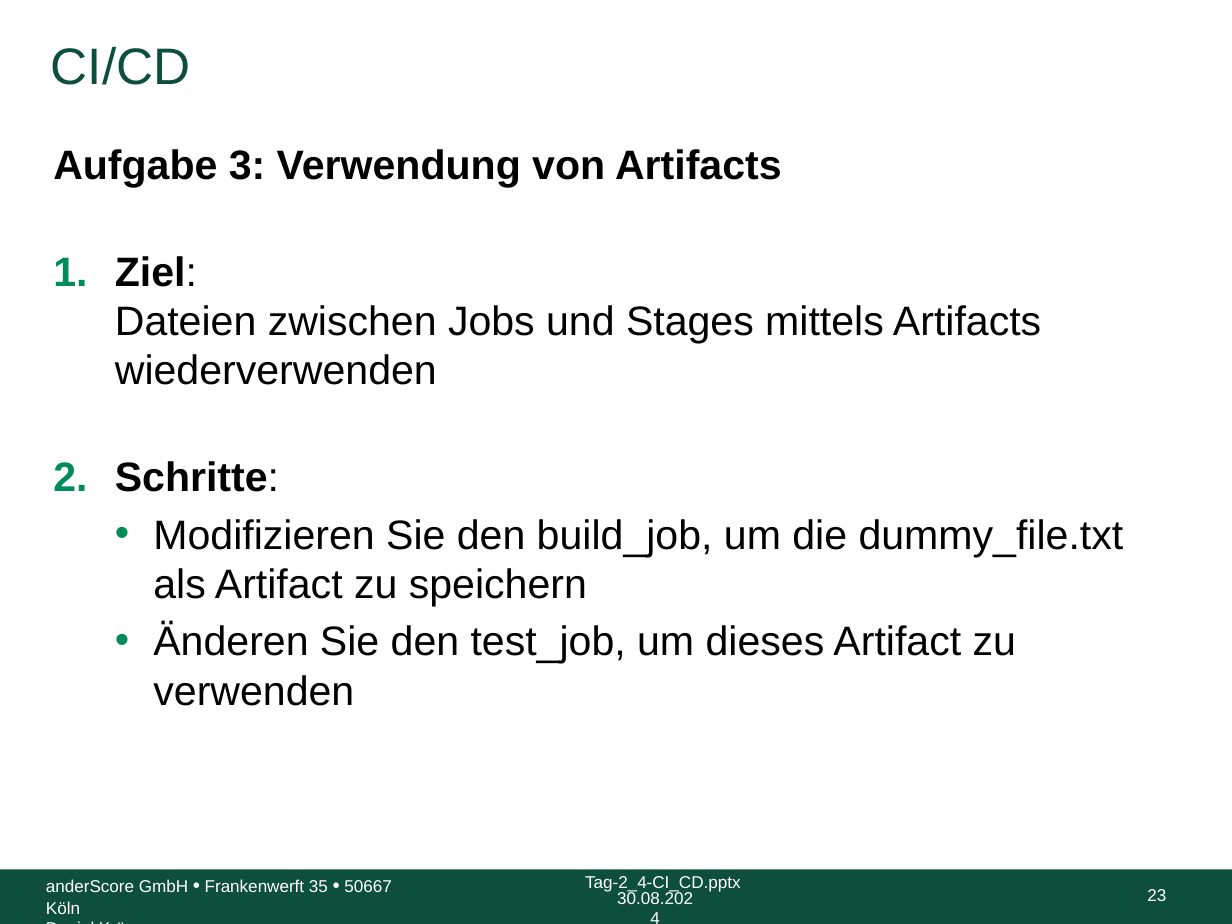
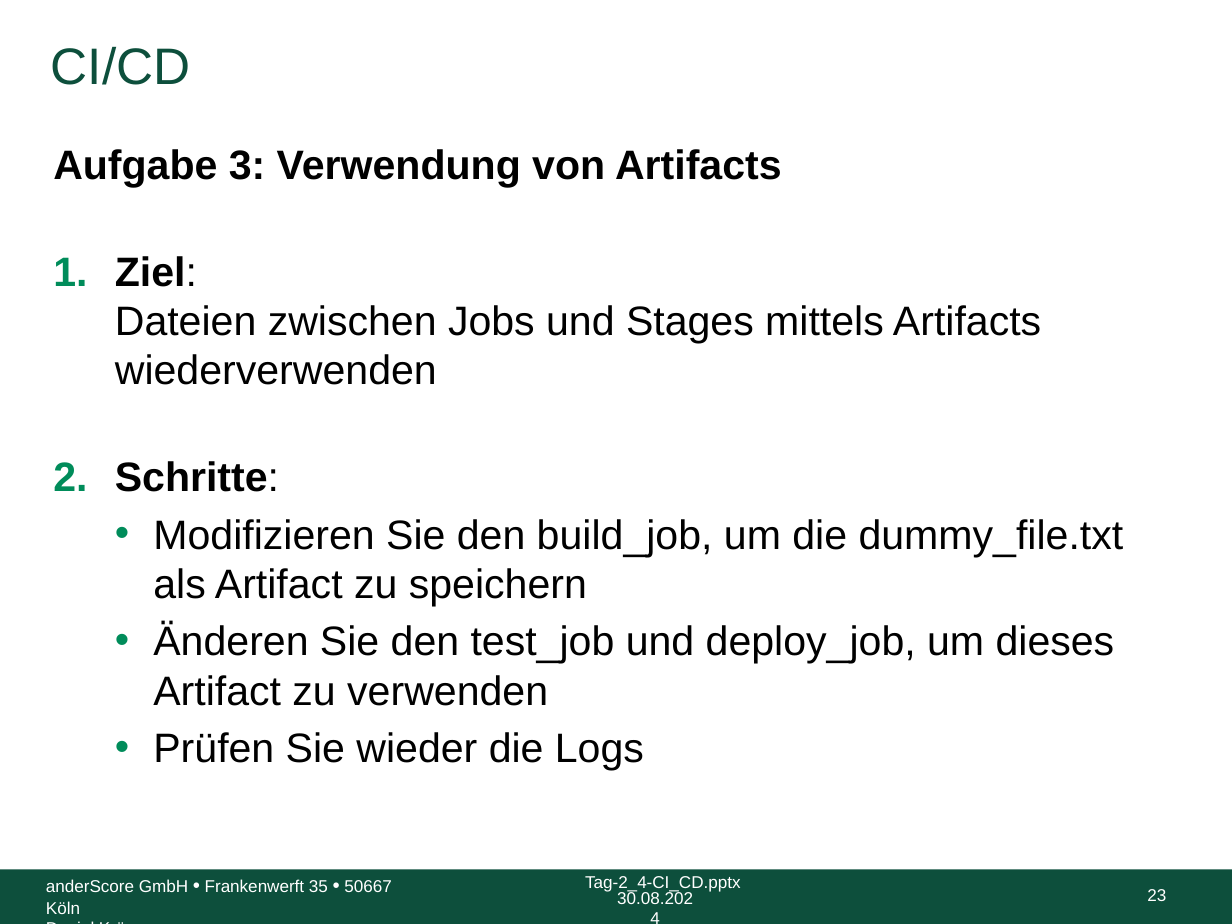
Before and after one commit to anderscore-gmbh/gitlab, a slide deck: slide 23 of slides/Tag-2_4-CI_CD.pptx. Drawn at 1232x924 pixels with LibreOffice and Linux fonts; fonts in the diff are those of the drawing; background and template pictures are left out. Boxes give left, top, right and bottom in pixels: in the first picture for what was removed or moved away, otherwise in the second. Text is boxed around its words. In the diff, an @@ line names an element or a change of style, - is before the commit and + after.

```diff
--- a/slides/Tag-2_4-CI_CD.pptx
+++ b/slides/Tag-2_4-CI_CD.pptx
@@ text at (153, 623, 1115, 770): text changed @@
-  • Änderen Sie den test_job, um dieses Artifact zu verwenden
+  • Änderen Sie den test_job und deploy_job, um dieses Artifact zu verwenden
+  • Prüfen Sie wieder die Logs
```
Also in this commit, not shown: 15 other slides changed, 2 slides removed.
